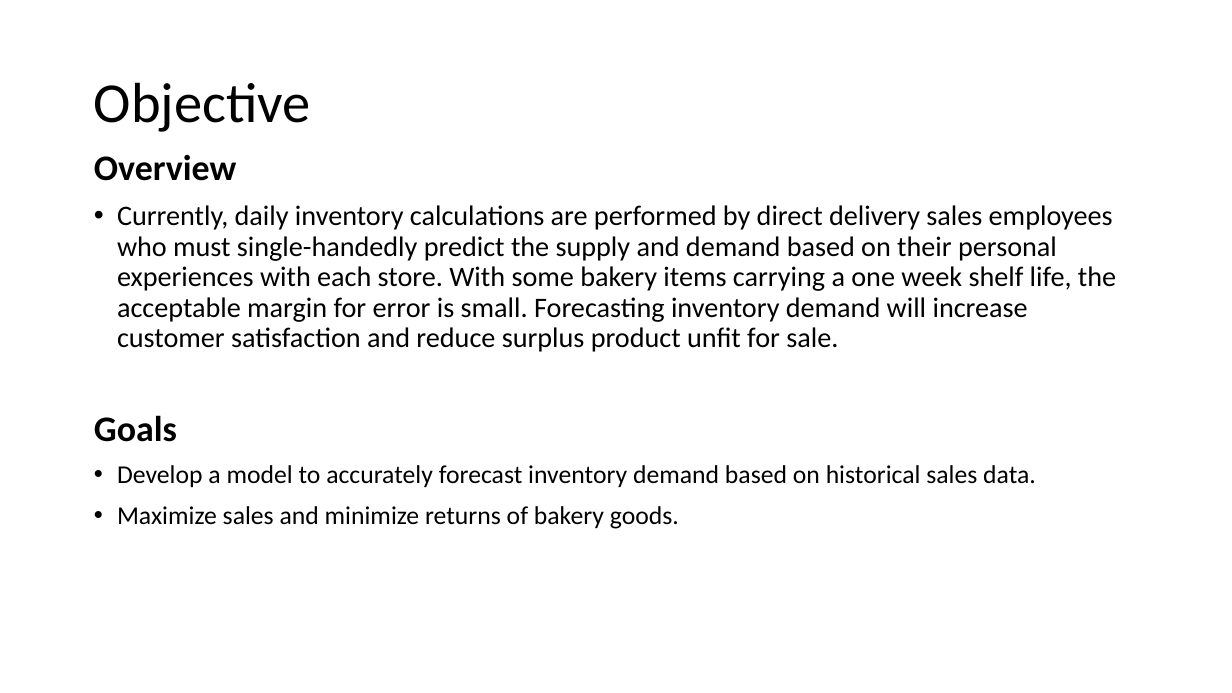
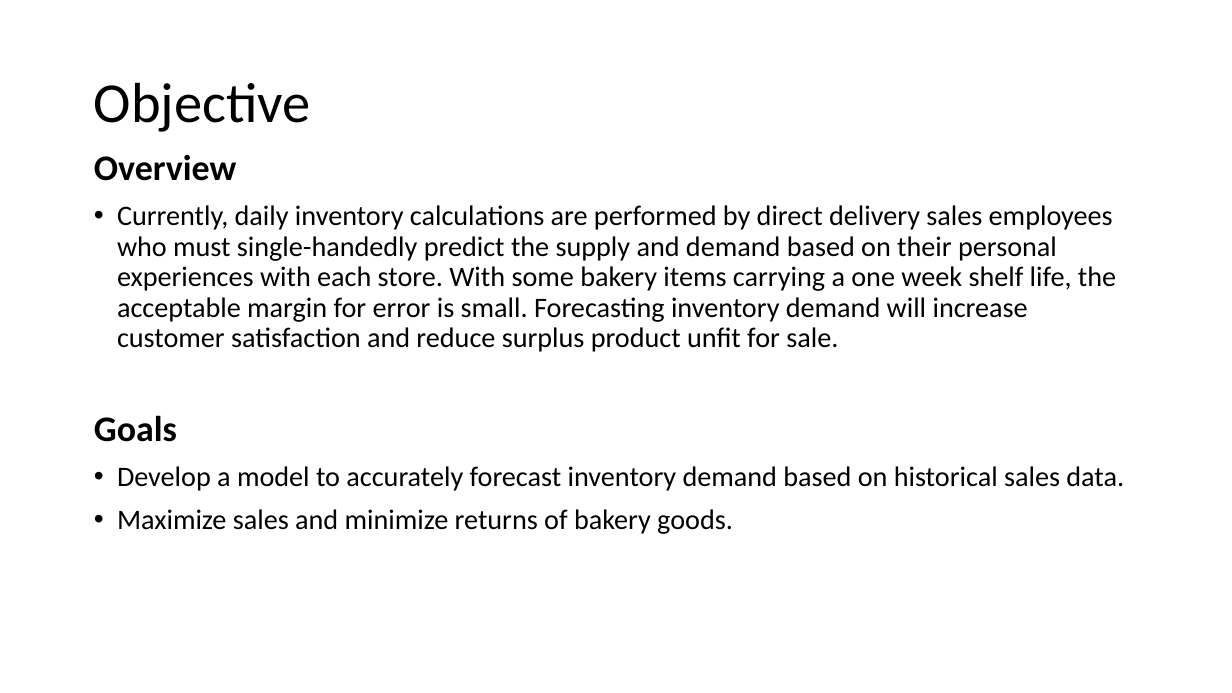
Before and after one commit to rahulgarora/Capstone, a slide deck: slide 3 of Capstone Preso_Rahul_final.pptx. Drawn at 1232x693 pixels with LibreOffice and Linux fonts; fonts in the diff are those of the drawing. Boxes give left, top, right and bottom in pixels: in the first picture for what was removed or moved away, otherwise in the second. Text is boxed around its words. In the diff, an @@ line names an element or a change of style, - is before the commit and + after.

```diff
--- a/Capstone Preso_Rahul_final.pptx
+++ b/Capstone Preso_Rahul_final.pptx
@@ text at [117, 466, 1124, 534]: size 20 to 22 pt in "Develop a model to accurately forecast inventory ...", "Maximize sales and minimize returns of bakery ..." @@
```
Also in this commit, not shown: 2 other slides changed.
